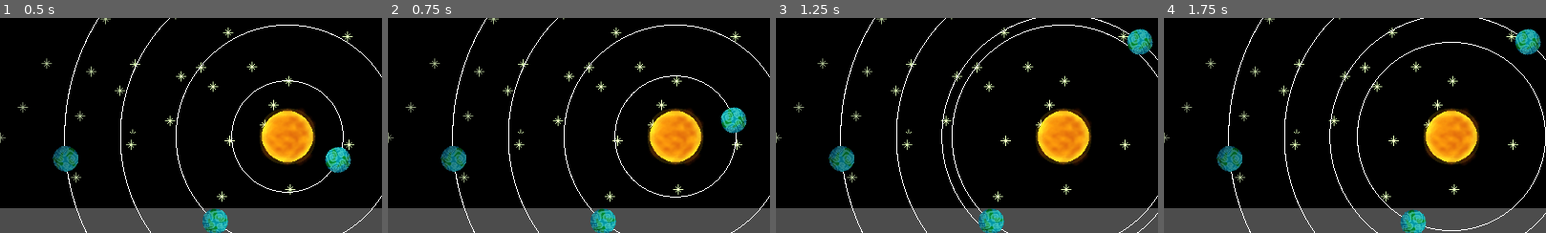
Above: before the commit, frames 1-4 (left to right).
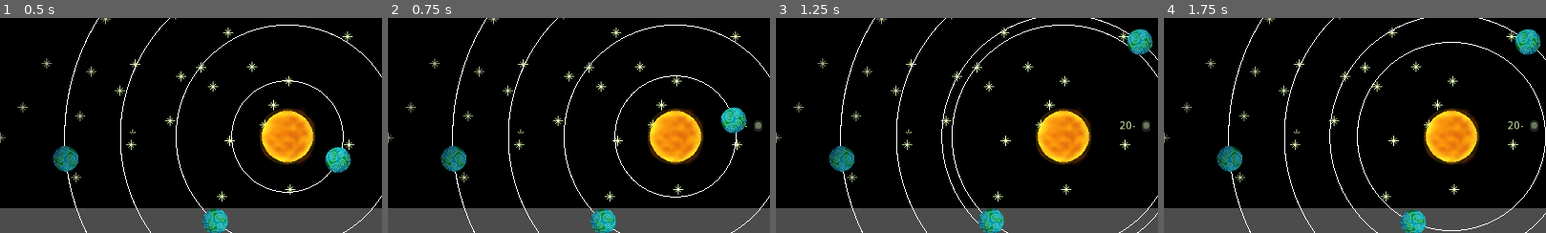
Above: after the commit, the same moments.

Repository: RyanHerb/-jubilant-octo-robot
Game: Godot game, scene res://System.tscn
Two runs of this game, one before a commit and one after it. Both use one fixed random seed, a clock stepped at 60 frames per second and the inputs below. This scene is started directly instead of the project's main scene.
Inputs (mouse positions are % of the whole screen's width and height, from its top left):
- Up to frame 1 (0.5 s): no input
- Up to frame 2 (0.75 s): tap Enter at 0.5 s; drag from (56, 55) to (60, 28) at 0.52 s
- Up to frame 3 (1.25 s): no input
- Up to frame 4 (1.75 s): tap Space at 1.25 s; drag from (40, 70) to (45, 70) at 1.27 s
The pictures show only the part of the screen within x 12-62%, y 22-72%; the shares and areas given below are measured in that part.

Frame 1 is identical in both runs. In frame 2, 0.1% of the frame differs, in the area x 93-98%, y 47-53%; in frame 3, 0.2%, in the area x 90-98%, y 47-53%; in frame 4, 0.2%.
Error before the commit: Invalid call. Nonexistent function 'distance_to_star' in base 'Node2D (Planet.gd)'. (res://System.gd:57)

Commit message:
change node temperature de systeme

Diff:
--- a/Planet.gd
+++ b/Planet.gd
@@ -21,3 +21,6 @@
 	if event is InputEventMouseButton:
 		if event.button_index == BUTTON_LEFT:
 			emit_signal("dragsignal", self)
+
+func distance_to_star():
+	return position.distance_to(Vector2(viewport_size.x/2, viewport_size.y/2))
--- a/System.gd
+++ b/System.gd
@@ -53,11 +53,13 @@
 
 func _on_planet_drag(target):
 	dragged_planet = target
-
-	$Temperature.text = str(-target.distance_to_star()*1.5 + 300)
+	compute_temp(target.distance_to_star())
 	$Temperature.show()
 	#entourer la planete d'un cercle
 
 	#calculer distance au soleil
 	#puis afficher temperature de cette planete
 	#afficher cout de l'operation
+
+func compute_temp(dist):
+	$Temperature.add_text(str(-dist*1.5 + 300))
--- a/System.tscn
+++ b/System.tscn
@@ -30,12 +30,9 @@
 [node name="Sprite" type="Sprite" parent="Star/Light2D"]
 texture = ExtResource( 2 )
 
-[node name="Temperature" type="Label" parent="."]
+[node name="Temperature" type="RichTextLabel" parent="."]
 margin_left = 550.0
 margin_top = 250.0
 margin_right = 590.0
 margin_bottom = 264.0
 text = "20-50"
-__meta__ = {
-"_edit_use_anchors_": false
-}
